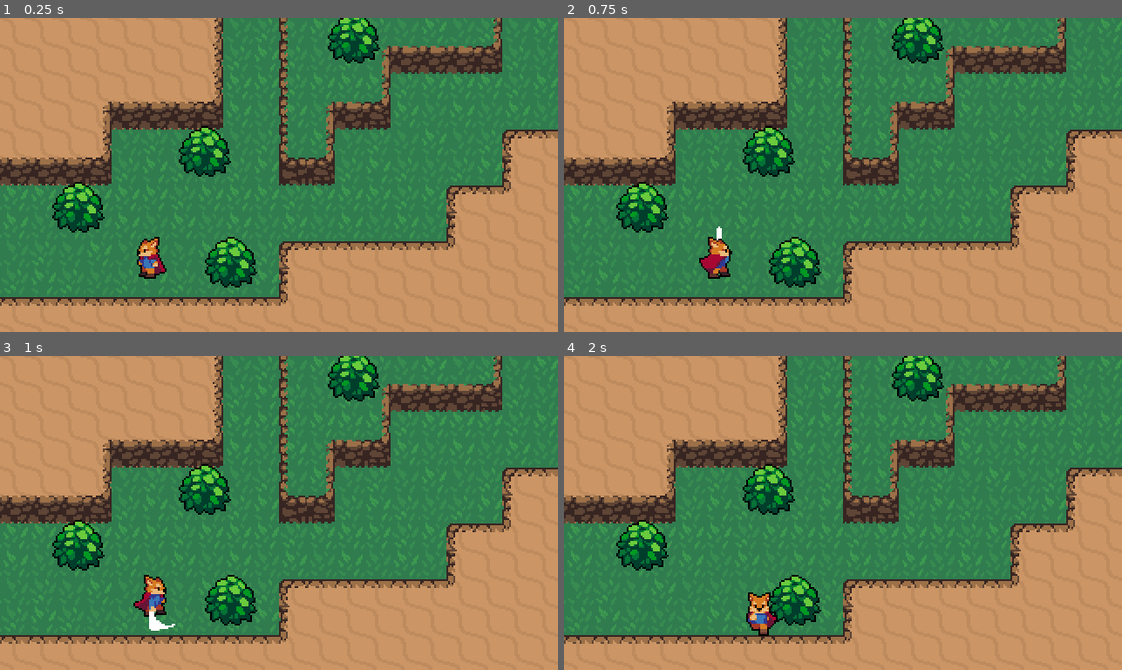
Above: before the commit, frames 1-4 (two rows, left to right).
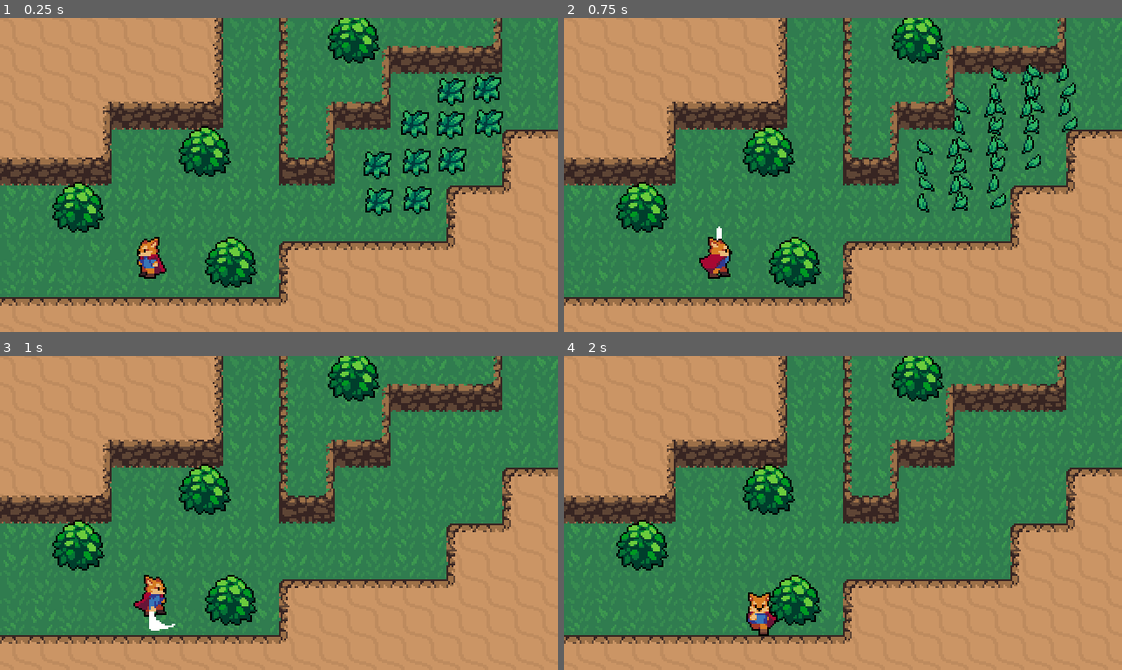
Above: after the commit, the same moments.

Repository: denvermullets/godot-rpg
Game: Godot game, scene res://World.tscn
Two runs of this game, one before a commit and one after it. Both use one fixed random seed, a clock stepped at 60 frames per second and the inputs below.
Inputs:
- Up to frame 1 (0.25 s): no input
- Up to frame 2 (0.75 s): tap Enter at 0.5 s; hold Right (ui_right) from 0.53 s (still down); tap Space (attack) at 0.6 s
- Up to frame 3 (1 s): keep holding Right (ui_right)
- Up to frame 4 (2 s): release Right (ui_right) at 1.28 s; hold Down (ui_down) from 1.28 s (still down); tap Space (attack) at 1.35 s

The runs differ from the first frame. In frame 1, 3.4% of the frame differs, in the area x 65-91%, y 18-64%; in frame 2, 2.8%; in frame 3, nothing differs; in frame 4, nothing differs.

Commit message:
ep10, add grass death effect, no hitbox

Diff:
--- /dev/null
+++ b/Effects/GrassEffect.gd
@@ -0,0 +1,11 @@
+extends Node2D
+
+onready var animatedSprite = $AnimatedSprite
+
+func _ready():
+	animatedSprite.frame = 0
+	animatedSprite.play("Animate")
+
+
+func _on_AnimatedSprite_animation_finished():
+	queue_free()
--- /dev/null
+++ b/Effects/GrassEffect.tscn
@@ -0,0 +1,44 @@
+[gd_scene load_steps=9 format=2]
+
+[ext_resource path="res://resources/Effects/GrassEffect.png" type="Texture" id=1]
+[ext_resource path="res://Effects/GrassEffect.gd" type="Script" id=2]
+
+[sub_resource type="AtlasTexture" id=1]
+atlas = ExtResource( 1 )
+region = Rect2( 0, 0, 32, 32 )
+
+[sub_resource type="AtlasTexture" id=2]
+atlas = ExtResource( 1 )
+region = Rect2( 32, 0, 32, 32 )
+
+[sub_resource type="AtlasTexture" id=3]
+atlas = ExtResource( 1 )
+region = Rect2( 64, 0, 32, 32 )
+
+[sub_resource type="AtlasTexture" id=4]
+atlas = ExtResource( 1 )
+region = Rect2( 96, 0, 32, 32 )
+
+[sub_resource type="AtlasTexture" id=5]
+atlas = ExtResource( 1 )
+region = Rect2( 128, 0, 32, 32 )
+
+[sub_resource type="SpriteFrames" id=6]
+animations = [ {
+"frames": [ SubResource( 1 ), SubResource( 2 ), SubResource( 3 ), SubResource( 4 ), SubResource( 5 ) ],
+"loop": false,
+"name": "Animate",
+"speed": 15.0
+} ]
+
+[node name="GrassEffect" type="Node2D"]
+script = ExtResource( 2 )
+
+[node name="AnimatedSprite" type="AnimatedSprite" parent="."]
+frames = SubResource( 6 )
+animation = "Animate"
+frame = 4
+centered = false
+offset = Vector2( -8, -8 )
+
+[connection signal="animation_finished" from="AnimatedSprite" to="." method="_on_AnimatedSprite_animation_finished"]
--- a/World.tscn
+++ b/World.tscn
@@ -1,10 +1,11 @@
-[gd_scene load_steps=56 format=2]
+[gd_scene load_steps=57 format=2]
 
 [ext_resource path="res://World/Bush.tscn" type="PackedScene" id=1]
 [ext_resource path="res://Player/Player.tscn" type="PackedScene" id=2]
 [ext_resource path="res://resources/World/GrassBackground.png" type="Texture" id=3]
 [ext_resource path="res://resources/World/DirtTileset.png" type="Texture" id=4]
 [ext_resource path="res://resources/World/CliffTileset.png" type="Texture" id=5]
+[ext_resource path="res://World/Grass.tscn" type="PackedScene" id=6]
 
 [sub_resource type="TileSet" id=1]
 0/name = "DirtTileset.png 0"
@@ -31,6 +32,9 @@
 0/shapes = [  ]
 0/z_index = 0
 
+[sub_resource type="ConvexPolygonShape2D" id=2]
+points = PoolVector2Array( 0, 0, 32, 0, 32, 32, 0, 32 )
+
 [sub_resource type="ConvexPolygonShape2D" id=3]
 points = PoolVector2Array( 0, 0, 32, 0, 32, 32, 0, 32 )
 
@@ -172,10 +176,7 @@
 [sub_resource type="ConvexPolygonShape2D" id=49]
 points = PoolVector2Array( 0, 0, 32, 0, 32, 32, 0, 32 )
 
-[sub_resource type="ConvexPolygonShape2D" id=50]
-points = PoolVector2Array( 0, 0, 32, 0, 32, 32, 0, 32 )
-
-[sub_resource type="TileSet" id=2]
+[sub_resource type="TileSet" id=50]
 0/name = "CliffTileset.png 0"
 0/texture = ExtResource( 5 )
 0/tex_offset = Vector2( 0, 0 )
@@ -195,296 +196,296 @@
 0/navigation_offset = Vector2( 0, 0 )
 0/shape_offset = Vector2( 0, 0 )
 0/shape_transform = Transform2D( 1, 0, 0, 1, 0, 0 )
-0/shape = SubResource( 3 )
+0/shape = SubResource( 2 )
 0/shape_one_way = false
 0/shape_one_way_margin = 1.0
 0/shapes = [ {
 "autotile_coord": Vector2( 0, 0 ),
 "one_way": false,
 "one_way_margin": 1.0,
+"shape": SubResource( 2 ),
+"shape_transform": Transform2D( 1, 0, 0, 1, 0, 0 )
+}, {
+"autotile_coord": Vector2( 0, 0 ),
+"one_way": false,
+"one_way_margin": 1.0,
 "shape": SubResource( 3 ),
 "shape_transform": Transform2D( 1, 0, 0, 1, 0, 0 )
 }, {
-"autotile_coord": Vector2( 0, 0 ),
+"autotile_coord": Vector2( 1, 0 ),
 "one_way": false,
 "one_way_margin": 1.0,
 "shape": SubResource( 4 ),
 "shape_transform": Transform2D( 1, 0, 0, 1, 0, 0 )
 }, {
-"autotile_coord": Vector2( 1, 0 ),
+"autotile_coord": Vector2( 2, 0 ),
 "one_way": false,
 "one_way_margin": 1.0,
 "shape": SubResource( 5 ),
 "shape_transform": Transform2D( 1, 0, 0, 1, 0, 0 )
 }, {
-"autotile_coord": Vector2( 2, 0 ),
+"autotile_coord": Vector2( 0, 1 ),
 "one_way": false,
 "one_way_margin": 1.0,
 "shape": SubResource( 6 ),
 "shape_transform": Transform2D( 1, 0, 0, 1, 0, 0 )
 }, {
-"autotile_coord": Vector2( 0, 1 ),
+"autotile_coord": Vector2( 1, 1 ),
 "one_way": false,
 "one_way_margin": 1.0,
 "shape": SubResource( 7 ),
 "shape_transform": Transform2D( 1, 0, 0, 1, 0, 0 )
 }, {
-"autotile_coord": Vector2( 1, 1 ),
+"autotile_coord": Vector2( 2, 1 ),
 "one_way": false,
 "one_way_margin": 1.0,
 "shape": SubResource( 8 ),
 "shape_transform": Transform2D( 1, 0, 0, 1, 0, 0 )
 }, {
-"autotile_coord": Vector2( 2, 1 ),
+"autotile_coord": Vector2( 3, 0 ),
 "one_way": false,
 "one_way_margin": 1.0,
 "shape": SubResource( 9 ),
 "shape_transform": Transform2D( 1, 0, 0, 1, 0, 0 )
 }, {
-"autotile_coord": Vector2( 3, 0 ),
+"autotile_coord": Vector2( 3, 1 ),
 "one_way": false,
 "one_way_margin": 1.0,
 "shape": SubResource( 10 ),
 "shape_transform": Transform2D( 1, 0, 0, 1, 0, 0 )
 }, {
-"autotile_coord": Vector2( 3, 1 ),
+"autotile_coord": Vector2( 0, 2 ),
 "one_way": false,
 "one_way_margin": 1.0,
 "shape": SubResource( 11 ),
 "shape_transform": Transform2D( 1, 0, 0, 1, 0, 0 )
 }, {
-"autotile_coord": Vector2( 0, 2 ),
+"autotile_coord": Vector2( 1, 2 ),
 "one_way": false,
 "one_way_margin": 1.0,
 "shape": SubResource( 12 ),
 "shape_transform": Transform2D( 1, 0, 0, 1, 0, 0 )
 }, {
-"autotile_coord": Vector2( 1, 2 ),
+"autotile_coord": Vector2( 2, 2 ),
 "one_way": false,
 "one_way_margin": 1.0,
 "shape": SubResource( 13 ),
 "shape_transform": Transform2D( 1, 0, 0, 1, 0, 0 )
 }, {
-"autotile_coord": Vector2( 2, 2 ),
+"autotile_coord": Vector2( 3, 2 ),
 "one_way": false,
 "one_way_margin": 1.0,
 "shape": SubResource( 14 ),
 "shape_transform": Transform2D( 1, 0, 0, 1, 0, 0 )
 }, {
-"autotile_coord": Vector2( 3, 2 ),
+"autotile_coord": Vector2( 1, 3 ),
 "one_way": false,
 "one_way_margin": 1.0,
 "shape": SubResource( 15 ),
 "shape_transform": Transform2D( 1, 0, 0, 1, 0, 0 )
 }, {
-"autotile_coord": Vector2( 1, 3 ),
+"autotile_coord": Vector2( 0, 3 ),
 "one_way": false,
 "one_way_margin": 1.0,
 "shape": SubResource( 16 ),
 "shape_transform": Transform2D( 1, 0, 0, 1, 0, 0 )
 }, {
-"autotile_coord": Vector2( 0, 3 ),
+"autotile_coord": Vector2( 2, 3 ),
 "one_way": false,
 "one_way_margin": 1.0,
 "shape": SubResource( 17 ),
 "shape_transform": Transform2D( 1, 0, 0, 1, 0, 0 )
 }, {
-"autotile_coord": Vector2( 2, 3 ),
+"autotile_coord": Vector2( 3, 3 ),
 "one_way": false,
 "one_way_margin": 1.0,
 "shape": SubResource( 18 ),
 "shape_transform": Transform2D( 1, 0, 0, 1, 0, 0 )
 }, {
-"autotile_coord": Vector2( 3, 3 ),
+"autotile_coord": Vector2( 4, 0 ),
 "one_way": false,
 "one_way_margin": 1.0,
 "shape": SubResource( 19 ),
 "shape_transform": Transform2D( 1, 0, 0, 1, 0, 0 )
 }, {
-"autotile_coord": Vector2( 4, 0 ),
+"autotile_coord": Vector2( 4, 1 ),
 "one_way": false,
 "one_way_margin": 1.0,
 "shape": SubResource( 20 ),
 "shape_transform": Transform2D( 1, 0, 0, 1, 0, 0 )
 }, {
-"autotile_coord": Vector2( 4, 1 ),
+"autotile_coord": Vector2( 4, 2 ),
 "one_way": false,
 "one_way_margin": 1.0,
 "shape": SubResource( 21 ),
 "shape_transform": Transform2D( 1, 0, 0, 1, 0, 0 )
 }, {
-"autotile_coord": Vector2( 4, 2 ),
+"autotile_coord": Vector2( 4, 3 ),
 "one_way": false,
 "one_way_margin": 1.0,
 "shape": SubResource( 22 ),
 "shape_transform": Transform2D( 1, 0, 0, 1, 0, 0 )
 }, {
-"autotile_coord": Vector2( 4, 3 ),
+"autotile_coord": Vector2( 4, 4 ),
 "one_way": false,
 "one_way_margin": 1.0,
 "shape": SubResource( 23 ),
 "shape_transform": Transform2D( 1, 0, 0, 1, 0, 0 )
 }, {
-"autotile_coord": Vector2( 4, 4 ),
+"autotile_coord": Vector2( 5, 0 ),
 "one_way": false,
 "one_way_margin": 1.0,
 "shape": SubResource( 24 ),
 "shape_transform": Transform2D( 1, 0, 0, 1, 0, 0 )
 }, {
-"autotile_coord": Vector2( 5, 0 ),
+"autotile_coord": Vector2( 5, 1 ),
 "one_way": false,
 "one_way_margin": 1.0,
 "shape": SubResource( 25 ),
 "shape_transform": Transform2D( 1, 0, 0, 1, 0, 0 )
 }, {
-"autotile_coord": Vector2( 5, 1 ),
+"autotile_coord": Vector2( 5, 2 ),
 "one_way": false,
 "one_way_margin": 1.0,
 "shape": SubResource( 26 ),
 "shape_transform": Transform2D( 1, 0, 0, 1, 0, 0 )
 }, {
-"autotile_coord": Vector2( 5, 2 ),
+"autotile_coord": Vector2( 6, 0 ),
 "one_way": false,
 "one_way_margin": 1.0,
 "shape": SubResource( 27 ),
 "shape_transform": Transform2D( 1, 0, 0, 1, 0, 0 )
 }, {
-"autotile_coord": Vector2( 6, 0 ),
+"autotile_coord": Vector2( 5, 3 ),
 "one_way": false,
 "one_way_margin": 1.0,
 "shape": SubResource( 28 ),
 "shape_transform": Transform2D( 1, 0, 0, 1, 0, 0 )
 }, {
-"autotile_coord": Vector2( 5, 3 ),
+"autotile_coord": Vector2( 6, 3 ),
 "one_way": false,
 "one_way_margin": 1.0,
 "shape": SubResource( 29 ),
 "shape_transform": Transform2D( 1, 0, 0, 1, 0, 0 )
 }, {
-"autotile_coord": Vector2( 6, 3 ),
+"autotile_coord": Vector2( 7, 0 ),
 "one_way": false,
 "one_way_margin": 1.0,
 "shape": SubResource( 30 ),
 "shape_transform": Transform2D( 1, 0, 0, 1, 0, 0 )
 }, {
-"autotile_coord": Vector2( 7, 0 ),
+"autotile_coord": Vector2( 6, 1 ),
 "one_way": false,
 "one_way_margin": 1.0,
 "shape": SubResource( 31 ),
 "shape_transform": Transform2D( 1, 0, 0, 1, 0, 0 )
 }, {
-"autotile_coord": Vector2( 6, 1 ),
+"autotile_coord": Vector2( 7, 1 ),
 "one_way": false,
 "one_way_margin": 1.0,
 "shape": SubResource( 32 ),
 "shape_transform": Transform2D( 1, 0, 0, 1, 0, 0 )
 }, {
-"autotile_coord": Vector2( 7, 1 ),
+"autotile_coord": Vector2( 6, 2 ),
 "one_way": false,
 "one_way_margin": 1.0,
 "shape": SubResource( 33 ),
 "shape_transform": Transform2D( 1, 0, 0, 1, 0, 0 )
 }, {
-"autotile_coord": Vector2( 6, 2 ),
+"autotile_coord": Vector2( 7, 2 ),
 "one_way": false,
 "one_way_margin": 1.0,
 "shape": SubResource( 34 ),
 "shape_transform": Transform2D( 1, 0, 0, 1, 0, 0 )
 }, {
-"autotile_coord": Vector2( 7, 2 ),
+"autotile_coord": Vector2( 7, 3 ),
 "one_way": false,
 "one_way_margin": 1.0,
 "shape": SubResource( 35 ),
 "shape_transform": Transform2D( 1, 0, 0, 1, 0, 0 )
 }, {
-"autotile_coord": Vector2( 7, 3 ),
+"autotile_coord": Vector2( 5, 4 ),
 "one_way": false,
 "one_way_margin": 1.0,
 "shape": SubResource( 36 ),
 "shape_transform": Transform2D( 1, 0, 0, 1, 0, 0 )
 }, {
-"autotile_coord": Vector2( 5, 4 ),
+"autotile_coord": Vector2( 7, 4 ),
 "one_way": false,
 "one_way_margin": 1.0,
 "shape": SubResource( 37 ),
 "shape_transform": Transform2D( 1, 0, 0, 1, 0, 0 )
 }, {
-"autotile_coord": Vector2( 7, 4 ),
+"autotile_coord": Vector2( 6, 4 ),
 "one_way": false,
 "one_way_margin": 1.0,
 "shape": SubResource( 38 ),
 "shape_transform": Transform2D( 1, 0, 0, 1, 0, 0 )
 }, {
-"autotile_coord": Vector2( 6, 4 ),
+"autotile_coord": Vector2( 8, 4 ),
 "one_way": false,
 "one_way_margin": 1.0,
 "shape": SubResource( 39 ),
 "shape_transform": Transform2D( 1, 0, 0, 1, 0, 0 )
 }, {
-"autotile_coord": Vector2( 8, 4 ),
+"autotile_coord": Vector2( 8, 3 ),
 "one_way": false,
 "one_way_margin": 1.0,
 "shape": SubResource( 40 ),
 "shape_transform": Transform2D( 1, 0, 0, 1, 0, 0 )
 }, {
-"autotile_coord": Vector2( 8, 3 ),
+"autotile_coord": Vector2( 8, 2 ),
 "one_way": false,
 "one_way_margin": 1.0,
 "shape": SubResource( 41 ),
 "shape_transform": Transform2D( 1, 0, 0, 1, 0, 0 )
 }, {
-"autotile_coord": Vector2( 8, 2 ),
+"autotile_coord": Vector2( 8, 1 ),
 "one_way": false,
 "one_way_margin": 1.0,
 "shape": SubResource( 42 ),
 "shape_transform": Transform2D( 1, 0, 0, 1, 0, 0 )
 }, {
-"autotile_coord": Vector2( 8, 1 ),
+"autotile_coord": Vector2( 8, 0 ),
 "one_way": false,
 "one_way_margin": 1.0,
 "shape": SubResource( 43 ),
 "shape_transform": Transform2D( 1, 0, 0, 1, 0, 0 )
 }, {
-"autotile_coord": Vector2( 8, 0 ),
+"autotile_coord": Vector2( 9, 1 ),
 "one_way": false,
 "one_way_margin": 1.0,
 "shape": SubResource( 44 ),
 "shape_transform": Transform2D( 1, 0, 0, 1, 0, 0 )
 }, {
-"autotile_coord": Vector2( 9, 1 ),
+"autotile_coord": Vector2( 9, 0 ),
 "one_way": false,
 "one_way_margin": 1.0,
 "shape": SubResource( 45 ),
 "shape_transform": Transform2D( 1, 0, 0, 1, 0, 0 )
 }, {
-"autotile_coord": Vector2( 9, 0 ),
+"autotile_coord": Vector2( 9, 2 ),
 "one_way": false,
 "one_way_margin": 1.0,
 "shape": SubResource( 46 ),
 "shape_transform": Transform2D( 1, 0, 0, 1, 0, 0 )
 }, {
-"autotile_coord": Vector2( 9, 2 ),
+"autotile_coord": Vector2( 10, 2 ),
 "one_way": false,
 "one_way_margin": 1.0,
 "shape": SubResource( 47 ),
 "shape_transform": Transform2D( 1, 0, 0, 1, 0, 0 )
 }, {
-"autotile_coord": Vector2( 10, 2 ),
+"autotile_coord": Vector2( 9, 3 ),
 "one_way": false,
 "one_way_margin": 1.0,
 "shape": SubResource( 48 ),
 "shape_transform": Transform2D( 1, 0, 0, 1, 0, 0 )
 }, {
-"autotile_coord": Vector2( 9, 3 ),
+"autotile_coord": Vector2( 10, 3 ),
 "one_way": false,
 "one_way_margin": 1.0,
 "shape": SubResource( 49 ),
-"shape_transform": Transform2D( 1, 0, 0, 1, 0, 0 )
-}, {
-"autotile_coord": Vector2( 10, 3 ),
-"one_way": false,
-"one_way_margin": 1.0,
-"shape": SubResource( 50 ),
 "shape_transform": Transform2D( 1, 0, 0, 1, 0, 0 )
 } ]
 0/z_index = 0
@@ -514,14 +515,48 @@
 [node name="Player" parent="YSort" instance=ExtResource( 2 )]
 position = Vector2( 85.3784, 145.273 )
 
-[node name="Bush" parent="YSort" instance=ExtResource( 1 )]
+[node name="Bushes" type="YSort" parent="YSort"]
+
+[node name="Bush" parent="YSort/Bushes" instance=ExtResource( 1 )]
 position = Vector2( 45.0223, 113.267 )
 
-[node name="Bush2" parent="YSort" instance=ExtResource( 1 )]
+[node name="Bush2" parent="YSort/Bushes" instance=ExtResource( 1 )]
 position = Vector2( 117.578, 81.2911 )
 
-[node name="Bush3" parent="YSort" instance=ExtResource( 1 )]
+[node name="Bush3" parent="YSort/Bushes" instance=ExtResource( 1 )]
 position = Vector2( 132.571, 144.971 )
 
-[node name="Bush4" parent="YSort" instance=ExtResource( 1 )]
+[node name="Bush4" parent="YSort/Bushes" instance=ExtResource( 1 )]
 position = Vector2( 202.794, 16.2834 )
+
+[node name="Grass" type="YSort" parent="YSort"]
+
+[node name="Grass" parent="YSort/Grass" instance=ExtResource( 6 )]
+position = Vector2( 272.691, 52.5895 )
+
+[node name="Grass2" parent="YSort/Grass" instance=ExtResource( 6 )]
+position = Vector2( 250.779, 34.4912 )
+
+[node name="Grass3" parent="YSort/Grass" instance=ExtResource( 6 )]
+position = Vector2( 250.373, 53.6446 )
+
+[node name="Grass4" parent="YSort/Grass" instance=ExtResource( 6 )]
+position = Vector2( 251.59, 73.9341 )
+
+[node name="Grass5" parent="YSort/Grass" instance=ExtResource( 6 )]
+position = Vector2( 271.636, 33.1115 )
+
+[node name="Grass6" parent="YSort/Grass" instance=ExtResource( 6 )]
+position = Vector2( 229.921, 53.1576 )
+
+[node name="Grass7" parent="YSort/Grass" instance=ExtResource( 6 )]
+position = Vector2( 230.814, 75.0703 )
+
+[node name="Grass8" parent="YSort/Grass" instance=ExtResource( 6 )]
+position = Vector2( 208.576, 76.5312 )
+
+[node name="Grass9" parent="YSort/Grass" instance=ExtResource( 6 )]
+position = Vector2( 231.382, 96.2526 )
+
+[node name="Grass10" parent="YSort/Grass" instance=ExtResource( 6 )]
+position = Vector2( 209.307, 97.3888 )
--- /dev/null
+++ b/World/Grass.gd
@@ -0,0 +1,13 @@
+extends Node2D
+
+func _process(delta):
+	if Input.is_action_just_pressed("attack"):
+#		basically you need to add the effect to the DOM
+#		kinda unsure how the global_position works, will reasearch later
+		var GrassEffect = load("res://Effects/GrassEffect.tscn")
+		var grassEffect = GrassEffect.instance()
+		var world = get_tree().current_scene
+		world.add_child(grassEffect)
+		grassEffect.global_position = global_position
+
+		queue_free()
--- /dev/null
+++ b/World/Grass.tscn
@@ -0,0 +1,12 @@
+[gd_scene load_steps=3 format=2]
+
+[ext_resource path="res://resources/World/Grass.png" type="Texture" id=1]
+[ext_resource path="res://World/Grass.gd" type="Script" id=2]
+
+[node name="Grass" type="Node2D"]
+script = ExtResource( 2 )
+
+[node name="Sprite" type="Sprite" parent="."]
+texture = ExtResource( 1 )
+centered = false
+offset = Vector2( -8, -8 )
Not shown: 1 places in World.tscn that only renumber resources
